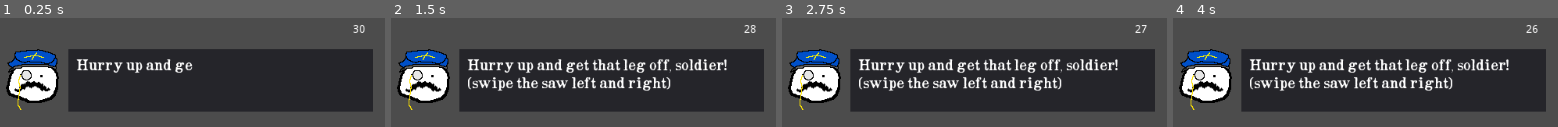
Above: before the commit, frames 1-4 (left to right).
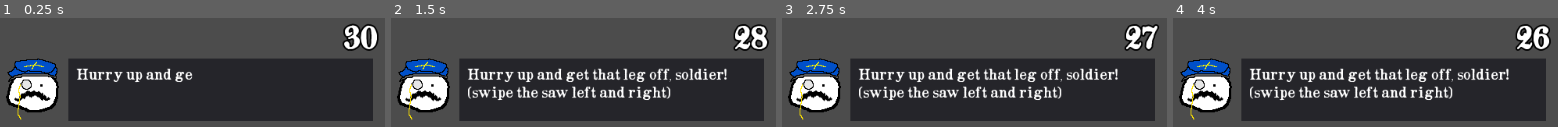
Above: after the commit, the same moments.

Repository: austinirvine/leggy
Game: Godot game, scene res://hud/test.tscn
Same seed, same stepped clock (60 frames per second), same inputs: the game is played once before the commit and once after it. This scene is started directly instead of the project's main scene.
Inputs (mouse positions are in pixels of both pictures, inside the frame that each line leads up to):
- Up to frame 1 (0.25 s): no input
- Up to frame 2 (1.5 s): move the mouse to (outside the picture) at 0.52 s; click (outside the picture) at 0.67 s; drag from (outside the picture) to (421, 80) at 1.27 s
- Up to frame 3 (2.75 s): tap Enter at 2 s; move the mouse to (outside the picture) at 2.02 s; click (outside the picture) at 2.17 s
- Up to frame 4 (4 s): drag from (outside the picture) to (outside the picture) at 2.77 s; move the mouse to (outside the picture) at 3.52 s; click (outside the picture) at 3.67 s

The runs differ from the first frame. In frame 1, 23% of the frame differs, in the area x 1-99%, y 5-95%; in frame 2, 32%; in frame 3, 32%; in frame 4, 32%.

Commit message:
Update HUD font

Diff:
--- a/leggy/hud/hud.tscn
+++ b/leggy/hud/hud.tscn
@@ -1,17 +1,26 @@
-[gd_scene load_steps=5 format=2]
+[gd_scene load_steps=6 format=2]
 
 [ext_resource path="res://hud/hud.gd" type="Script" id=1]
-[ext_resource path="res://hud/officer/officer.tscn" type="PackedScene" id=2]
-[ext_resource path="res://hud/opera-lyrics-smooth.ttf" type="DynamicFontData" id=3]
+[ext_resource path="res://hud/opera-lyrics-smooth.ttf" type="DynamicFontData" id=2]
+[ext_resource path="res://hud/officer/officer.tscn" type="PackedScene" id=3]
 
 [sub_resource type="DynamicFont" id=1]
+
+size = 32
+outline_size = 2
+outline_color = Color( 0, 0, 0, 1 )
+use_mipmaps = false
+use_filter = false
+font_data = ExtResource( 2 )
+
+[sub_resource type="DynamicFont" id=2]
 
 size = 16
 outline_size = 0
 outline_color = Color( 1, 1, 1, 1 )
 use_mipmaps = false
 use_filter = false
-font_data = ExtResource( 3 )
+font_data = ExtResource( 2 )
 
 [node name="HUD" type="Control"]
 anchor_left = 0.0
@@ -43,21 +52,22 @@
 anchor_bottom = 0.0
 margin_left = -20.0
 margin_right = 20.0
-margin_bottom = 14.0
+margin_bottom = 39.0
 rect_pivot_offset = Vector2( 0, 0 )
 rect_clip_content = false
 mouse_filter = 2
 mouse_default_cursor_shape = 0
 size_flags_horizontal = 1
 size_flags_vertical = 4
+custom_fonts/font = SubResource( 1 )
 text = "--"
 align = 1
 percent_visible = 1.0
 lines_skipped = 0
 max_lines_visible = -1
 
-[node name="Officer" parent="." instance=ExtResource( 2 )]
-position = Vector2( 82, 72 )
+[node name="Officer" parent="." instance=ExtResource( 3 )]
+position = Vector2( 82, 84 )
 
 [node name="Panel" type="Panel" parent="."]
 anchor_left = 0.0
@@ -65,9 +75,9 @@
 anchor_right = 0.0
 anchor_bottom = 0.0
 margin_left = 132.0
-margin_top = 32.0
+margin_top = 44.0
 margin_right = 522.0
-margin_bottom = 112.0
+margin_bottom = 124.0
 rect_pivot_offset = Vector2( 0, 0 )
 rect_clip_content = false
 mouse_filter = 0
@@ -81,16 +91,16 @@
 anchor_right = 0.0
 anchor_bottom = 0.0
 margin_left = 142.0
-margin_top = 43.0
+margin_top = 55.0
 margin_right = 512.0
-margin_bottom = 102.0
+margin_bottom = 114.0
 rect_pivot_offset = Vector2( 0, 0 )
 rect_clip_content = false
 mouse_filter = 2
 mouse_default_cursor_shape = 0
 size_flags_horizontal = 1
 size_flags_vertical = 4
-custom_fonts/font = SubResource( 1 )
+custom_fonts/font = SubResource( 2 )
 text = "Test Message"
 autowrap = true
 percent_visible = 1.0
